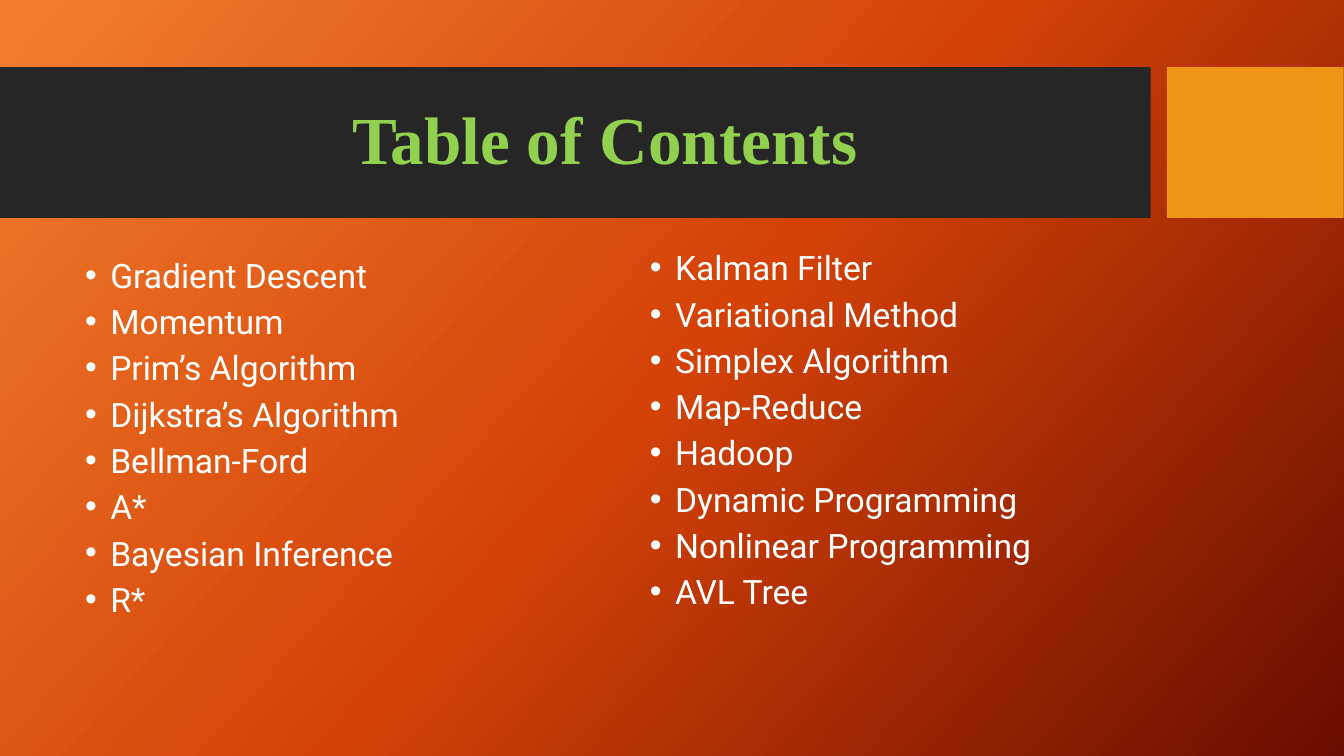
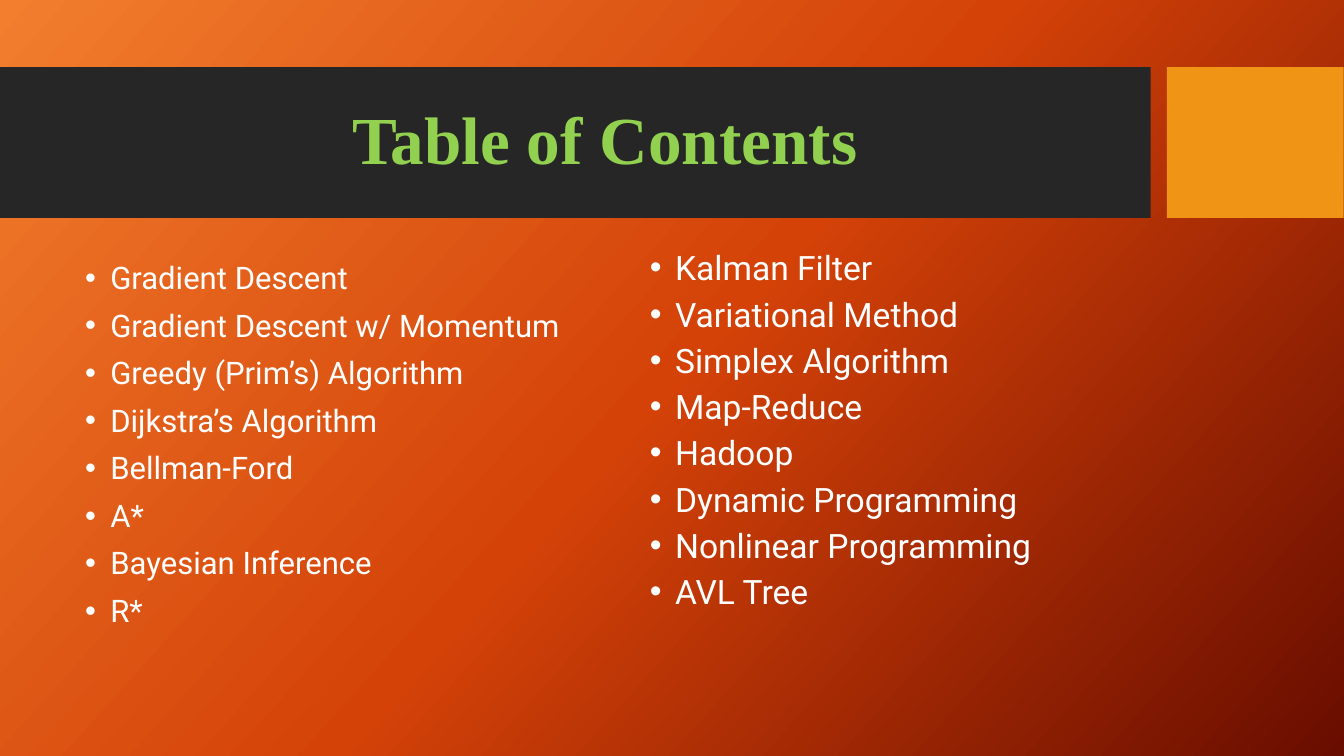
Before and after one commit to jschutkeker/AI_Cheat_Sheet, a slide deck: slide 2 of AI_Cheat_Sheet.pptx. Drawn at 1344x756 pixels with LibreOffice and Linux fonts; fonts in the diff are those of the drawing; background and template pictures are left out. Boxes give left, top, right and bottom in pixels: in the first picture for what was removed or moved away, otherwise in the second. Text is boxed around its words. In the diff, an @@ line names an element or a change of style, - is before the commit and + after.

```diff
--- a/AI_Cheat_Sheet.pptx
+++ b/AI_Cheat_Sheet.pptx
@@ text at (x1=110, y1=265, x2=377, y2=622): size 24 to 22.2 pt in "Gradient Descent", "Dijkstra’s Algorithm", "Bellman-Ford", "A*" and 2 more places; line spacing 0.8 to 0.9 @@
@@ text at (x1=110, y1=313, x2=559, y2=391): text changed; size 24 to 22.2 pt @@
-• Momentum
-• Prim’s Algorithm
+• Gradient Descent w/ Momentum
+• Greedy (Prim’s) Algorithm
```
Also in this commit, not shown: 3 other slides changed, 1 slide added.
